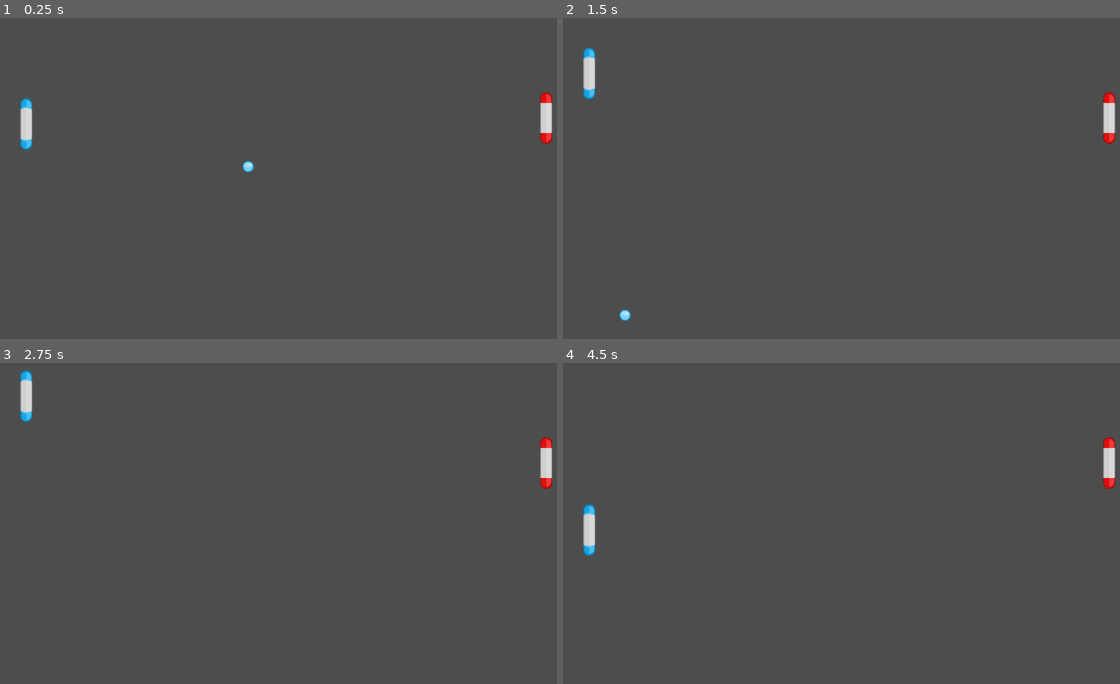
Above: before the commit, frames 1-4 (two rows, left to right).
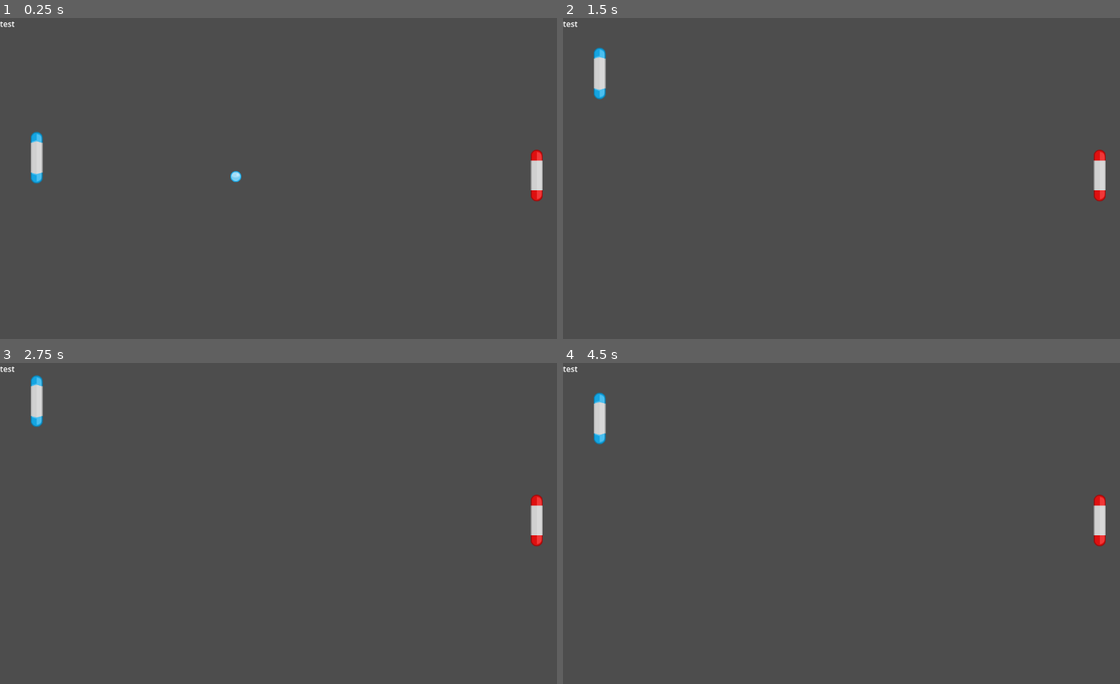
Above: after the commit, the same moments.

Repository: mzt-tang/pong-game
Game: Godot game, scene res://world.tscn
Two runs of this game, one before a commit and one after it. Both use one fixed random seed, a clock stepped at 60 frames per second and the inputs below.
Inputs:
- Up to frame 1 (0.25 s): no input
- Up to frame 2 (1.5 s): hold W (p_blue_up) 0.53-1.28 s; hold S (p_blue_down) from 1.28 s (still down)
- Up to frame 3 (2.75 s): release S (p_blue_down) at 2.03 s; hold W (p_blue_up) from 2.03 s (still down)
- Up to frame 4 (4.5 s): tap Enter at 3.5 s; release W (p_blue_up) at 3.53 s; hold S (p_blue_down) from 3.53 s (still down)

The runs differ from the first frame. In frame 1, 1.5% of the frame differs, in the area x 0-100%, y 1-58%; in frame 2, 1.4%; in frame 3, 1.3%; in frame 4, 1.4%.

Commit message:
Changed player blue to animatedbody2d to stop ball from moving the player

Diff:
--- a/Ball/ball.gd
+++ b/Ball/ball.gd
@@ -1,7 +1,7 @@
 extends CharacterBody2D
 
 
-const SPEED = 300.0
+const SPEED = 400.0
 
 func _ready():
 	randomize()
--- a/Player/PlayerBlue.gd
+++ /dev/null
@@ -1,12 +0,0 @@
-extends CharacterBody2D
-
-
-const SPEED = 300.0
-
-func _physics_process(delta):
-	var direction = Input.get_axis("p_blue_up", "p_blue_down")
-	if direction:
-		velocity.y = direction * SPEED
-	else:
-		velocity.y = move_toward(velocity.y, 0, SPEED)
-	move_and_slide()
--- a/Player/PlayerRed.gd
+++ b/Player/PlayerRed.gd
@@ -2,12 +2,28 @@
 
 
 const SPEED = 300.0
+const AI = true
+var ball
 
+func _ready():
+	ball = get_parent().find_child("Ball")
 
 func _physics_process(delta):
-	var direction = Input.get_axis("p_red_up", "p_red_down")
-	if direction:
-		velocity.y = direction * SPEED
+	if AI:
+		if abs(ball.position.y - position.y) > 25 and ball.velocity.x > 0:
+			velocity.y = _get_direction() * SPEED
+		else:
+			velocity.y = move_toward(velocity.y, 0, SPEED)
 	else:
-		velocity.y = move_toward(velocity.y, 0, SPEED)
+		var direction = Input.get_axis("p_red_up", "p_red_down")
+		if direction:
+			velocity.y = direction * SPEED
+		else:
+			velocity.y = move_toward(velocity.y, 0, SPEED)
 	move_and_slide()
+
+func _get_direction():
+	var direction = ball.position.y - position.y
+	if direction > 0:
+		return 1
+	return -1
--- /dev/null
+++ b/Player/player_blue.gd
@@ -0,0 +1,8 @@
+extends AnimatableBody2D
+
+const SPEED = 300.0
+
+func _physics_process(delta):
+	var direction = Input.get_axis("p_blue_up", "p_blue_down")
+	if direction:
+		position.y += direction * SPEED * delta
--- a/Player/player_blue.tscn
+++ b/Player/player_blue.tscn
@@ -1,20 +1,18 @@
-[gd_scene load_steps=4 format=3 uid="uid://cmkmc1xbp0tcw"]
+[gd_scene load_steps=4 format=3 uid="uid://bug7uogg0glmm"]
 
-[ext_resource type="Script" path="res://Player/PlayerBlue.gd" id="1_dwvoo"]
+[ext_resource type="Script" path="res://Player/player_blue.gd" id="1_4sm02"]
 [ext_resource type="Texture2D" uid="uid://belnw2u4d71r0" path="res://Player/paddleBlu.png" id="2_vvxvn"]
 
-[sub_resource type="CapsuleShape2D" id="CapsuleShape2D_yjxai"]
+[sub_resource type="CapsuleShape2D" id="CapsuleShape2D_1cnx6"]
 radius = 12.0
 height = 104.0
 
-[node name="PlayerBlue" type="CharacterBody2D"]
-position = Vector2(26, 213)
-script = ExtResource("1_dwvoo")
-metadata/_edit_group_ = true
+[node name="PlayerBlue" type="AnimatableBody2D"]
+script = ExtResource("1_4sm02")
 
 [node name="Sprite2D" type="Sprite2D" parent="."]
 rotation = 1.5708
 texture = ExtResource("2_vvxvn")
 
 [node name="CollisionShape2D" type="CollisionShape2D" parent="."]
-shape = SubResource("CapsuleShape2D_yjxai")
+shape = SubResource("CapsuleShape2D_1cnx6")
--- a/Player/player_red.tscn
+++ b/Player/player_red.tscn
@@ -3,12 +3,10 @@
 [ext_resource type="Script" path="res://Player/PlayerRed.gd" id="1_usc5o"]
 [ext_resource type="Texture2D" uid="uid://by7cfsv0deowe" path="res://Player/paddleRed.png" id="2_qnnc2"]
 
-[sub_resource type="CapsuleShape2D" id="CapsuleShape2D_yjxai"]
-radius = 12.0
-height = 104.0
+[sub_resource type="RectangleShape2D" id="RectangleShape2D_qjh5c"]
+size = Vector2(24, 104)
 
 [node name="PlayerRed" type="CharacterBody2D"]
-position = Vector2(1125, 205)
 script = ExtResource("1_usc5o")
 metadata/_edit_group_ = true
 
@@ -17,4 +15,4 @@
 texture = ExtResource("2_qnnc2")
 
 [node name="CollisionShape2D" type="CollisionShape2D" parent="."]
-shape = SubResource("CapsuleShape2D_yjxai")
+shape = SubResource("RectangleShape2D_qjh5c")
--- /dev/null
+++ b/Point Zone/point_zone.tscn
@@ -0,0 +1,9 @@
+[gd_scene load_steps=2 format=3 uid="uid://bd75e7bmnaen8"]
+
+[sub_resource type="RectangleShape2D" id="RectangleShape2D_3s3q2"]
+size = Vector2(20, 688)
+
+[node name="PointZone" type="Area2D"]
+
+[node name="CollisionShape2D" type="CollisionShape2D" parent="."]
+shape = SubResource("RectangleShape2D_3s3q2")
--- /dev/null
+++ b/world.gd
@@ -0,0 +1,11 @@
+extends Node2D
+
+
+# Called when the node enters the scene tree for the first time.
+func _ready():
+	pass # Replace with function body.
+
+
+# Called every frame. 'delta' is the elapsed time since the previous frame.
+func _process(delta):
+	pass
--- a/world.tscn
+++ b/world.tscn
@@ -1,43 +1,44 @@
-[gd_scene load_steps=6 format=3 uid="uid://bqhq4srwcbmux"]
+[gd_scene load_steps=7 format=3 uid="uid://bqhq4srwcbmux"]
 
-[ext_resource type="PackedScene" uid="uid://cmkmc1xbp0tcw" path="res://Player/player_blue.tscn" id="1_j6hhv"]
+[ext_resource type="Script" path="res://world.gd" id="1_gis7p"]
+[ext_resource type="PackedScene" uid="uid://bug7uogg0glmm" path="res://Player/player_blue.tscn" id="1_j6hhv"]
 [ext_resource type="PackedScene" uid="uid://iqckncibs6lu" path="res://Player/player_red.tscn" id="2_y8bti"]
 [ext_resource type="PackedScene" uid="uid://3jh6sy6l7576" path="res://Ball/ball.tscn" id="3_ox0i0"]
+[ext_resource type="PackedScene" uid="uid://bd75e7bmnaen8" path="res://Point Zone/point_zone.tscn" id="5_pua03"]
 
 [sub_resource type="RectangleShape2D" id="RectangleShape2D_3nrj8"]
 size = Vector2(1152, 20)
 
-[sub_resource type="RectangleShape2D" id="RectangleShape2D_3s3q2"]
-size = Vector2(20, 688)
+[node name="World" type="Node2D"]
+script = ExtResource("1_gis7p")
 
-[node name="World" type="Node2D"]
+[node name="Label" type="Label" parent="."]
+offset_right = 40.0
+offset_bottom = 23.0
+text = "test"
 
 [node name="PlayerBlue" parent="." instance=ExtResource("1_j6hhv")]
-position = Vector2(53, 214)
+position = Vector2(74, 282)
 
 [node name="PlayerRed" parent="." instance=ExtResource("2_y8bti")]
-position = Vector2(1100, 202)
+position = Vector2(1081, 318)
 
 [node name="Ball" parent="." instance=ExtResource("3_ox0i0")]
 
-[node name="Walls" type="Node2D" parent="."]
+[node name="PointZoneLeft" parent="." instance=ExtResource("5_pua03")]
+position = Vector2(-10, 324)
 
-[node name="WallTop" type="StaticBody2D" parent="Walls"]
+[node name="PointZoneRight" parent="." instance=ExtResource("5_pua03")]
+position = Vector2(1162, 324)
 
-[node name="CollisionShape2D" type="CollisionShape2D" parent="Walls/WallTop"]
-position = Vector2(576, -10)
-shape = SubResource("RectangleShape2D_3nrj8")
+[node name="WallBottom" type="StaticBody2D" parent="."]
 
-[node name="WallBottom" type="StaticBody2D" parent="Walls"]
-
-[node name="CollisionShape2D" type="CollisionShape2D" parent="Walls/WallBottom"]
+[node name="CollisionShape2D" type="CollisionShape2D" parent="WallBottom"]
 position = Vector2(576, 658)
 shape = SubResource("RectangleShape2D_3nrj8")
 
-[node name="WallLeft" type="Area2D" parent="Walls"]
+[node name="WallTop" type="StaticBody2D" parent="."]
 
-[node name="CollisionShape2D" type="CollisionShape2D" parent="Walls/WallLeft"]
-position = Vector2(-10, 324)
-shape = SubResource("RectangleShape2D_3s3q2")
-
-[connection signal="area_entered" from="Walls/WallLeft" to="Ball" method="_on_wall_left_area_entered"]
+[node name="CollisionShape2D" type="CollisionShape2D" parent="WallTop"]
+position = Vector2(576, -10)
+shape = SubResource("RectangleShape2D_3nrj8")
